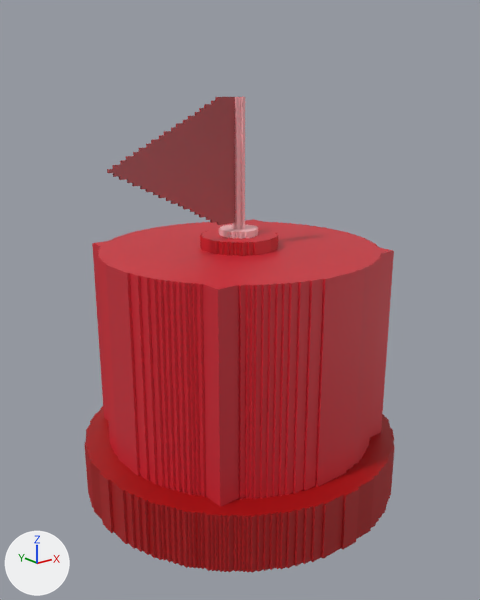
The OBJ model res/Models/Base/Bucket/Bucket.obj: old version first, new version second.
Both versions are drawn from a 50 mm lens placed at (-75.6, -94.7, 75.3), pointed at (-0.9, -1.3, 38.0). Arrows for +X, +Y and +Z are at lower left; the lights stay in place. Where no turn or scale is listed for an object, it has been applied to the vertices.
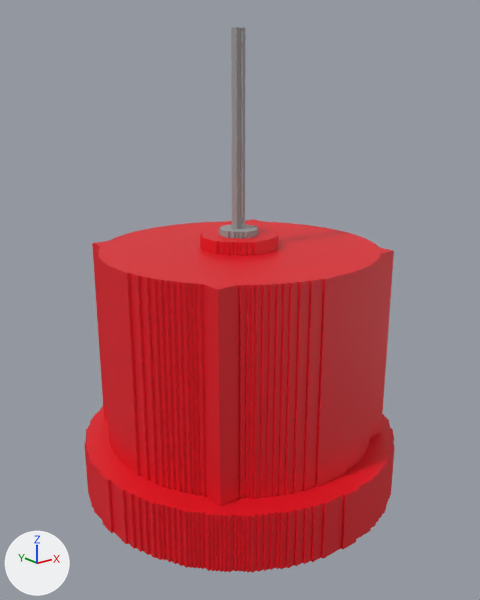
Commit message: New bucket

Pixel boxes (x1, y1, x2, y2) of what changed, in the pictures (480 x 600 px):
```json
{"object": "Cylinder", "change": "reshaped", "before": [85, 97, 395, 573], "after": [85, 27, 395, 573], "on screen": "15% taller"}
{"part": 1, "of": "me_cylinder", "change": "cut back", "before": [107, 97, 243, 229], "after": [231, 27, 243, 229]}
{"part": 2, "of": "me_cylinder", "change": "recoloured", "before": [219, 97, 258, 239], "after": [219, 97, 258, 239]}
{"part": 3, "of": "me_cylinder", "change": "recoloured", "before": [85, 219, 395, 573], "after": [85, 219, 395, 573]}
```

Edits to the scene script, one JSON object a line:
```json
{"op": "add", "block": "img_pole_png", "code": ["img_pole_png = load_image('Pole.png', 'Pole.png', 1, 1, 'sRGB')"]}
{"op": "add", "block": "img_bucket_png", "code": ["img_bucket_png = load_image('Bucket.png', 'Bucket.png', 1, 1, 'sRGB')"]}
{"op": "add", "block": "mat_polemat", "code": ["mat_polemat = principled_material('PoleMat')", "mat_polemat.texture = img_pole_png"]}
{"op": "add", "block": "mat_bucketmat", "code": ["mat_bucketmat = principled_material('BucketMat')", "mat_bucketmat.texture = img_bucket_png"]}
{"block": "me_cylinder", "where": "# used by ob_cylinder; location = (0.0, 0.0, 0.0)"}
{"op": "remove", "block": "me_cylinder", "code": "me_cylinder.from_pydata(...)  # 1401 vertices, 702 faces; spans x -30.5..30.5, y -30.5..30.5, z 0.4..74.5"}
{"op": "add", "block": "me_cylinder", "code": "me_cylinder.from_pydata(...)  # 1253 vertices, 634 faces; spans x -30.5..30.5, y -30.5..30.5, z 0.4..85.6"}
{"block": "me_cylinder", "change": "me_cylinder part 1"}
{"block": "me_cylinder", "change": "154 vertices are removed from x -26.2..0.2, y -0.7..0.7, z 52.6..74.5"}
{"block": "me_cylinder", "change": "86 faces are deleted"}
{"block": "me_cylinder", "change": "8 vertices in x -1.2..0.7, y -1.2..1.2, z 74.5 move by (0.0, 0.0, 11.1)"}
{"block": "me_cylinder", "change": "6 vertices are added at (-0.2, -0.7, 85.6), (-0.2, 0.7, 85.6), (0.2, -0.7, 85.6), (0.2, 0.7, 85.6), (-1.2, -0.2, 85.6), (-1.2, 0.2, 85.6)"}
{"block": "me_cylinder", "change": "18 new faces join them, mat_polemat (picture img_pole_png)"}
{"block": "me_cylinder", "change": "me_cylinder part 2: 45 faces spanning x -3.6..3.6, y -3.6..3.6, z 50.2..85.6 switch from mat_material_001 (picture img_buckettexture_jpg) to mat_polemat (picture img_pole_png)"}
{"block": "me_cylinder", "change": "me_cylinder part 3: 571 faces spanning x -30.5..30.5, y -30.5..30.5, z 0.4..50.2 switch from mat_material_001 (picture img_buckettexture_jpg) to mat_bucketmat (picture img_bucket_png)"}
```
